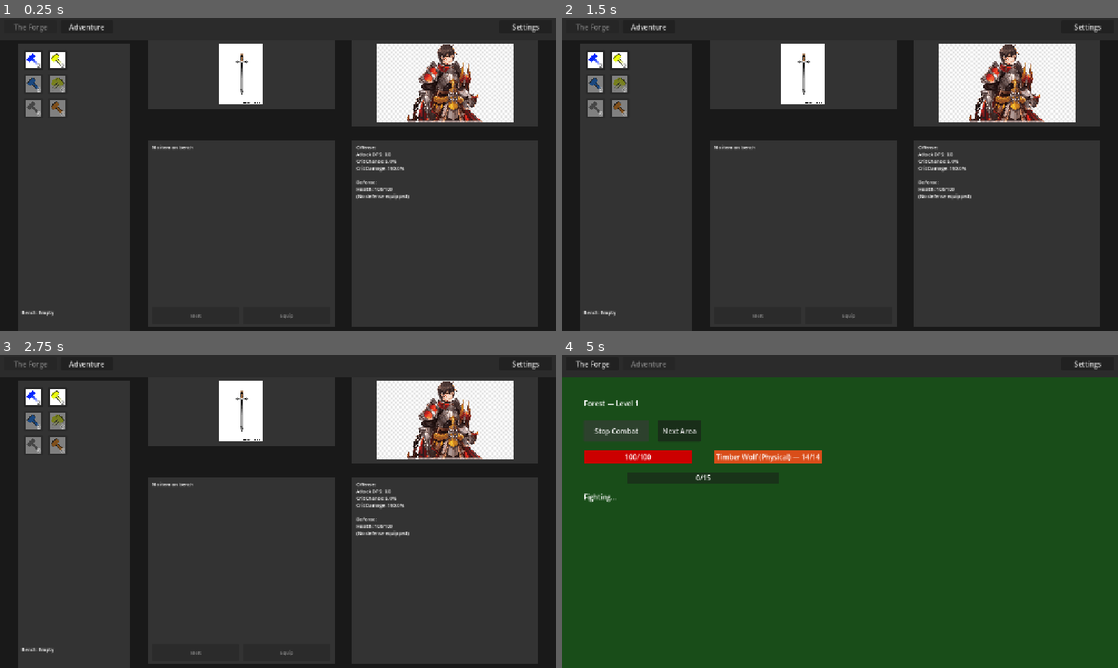
Above: before the commit, frames 1-4 (two rows, left to right).
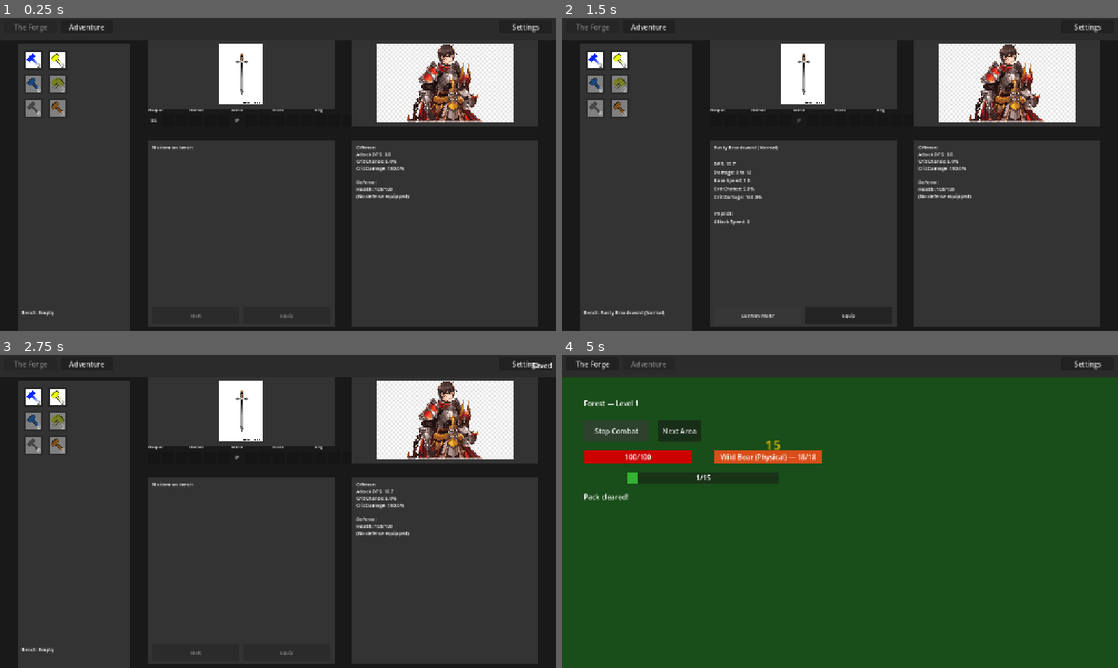
Above: after the commit, the same moments.

Repository: loginn/hammertime
Game: Godot game, scene res://scenes/main.tscn
The game is run twice, just before and just after one commit, with the same random seed, the same clock (stepped at 60 frames per second) and the same inputs.
Inputs (mouse positions are in pixels of both pictures, inside the frame that each line leads up to):
- Up to frame 1 (0.25 s): no input
- Up to frame 2 (1.5 s): click (717, 121) at 0.5 s, where only the run after the commit has a clickable "BS"; click (756, 315) at 1.25 s, where only the run after the commit has a clickable "Melt"
- Up to frame 3 (2.75 s): click (289, 652) at 2 s, where only the run after the commit has a clickable "Equip"
- Up to frame 4 (5 s): click (801, 458) at 2.75 s, where only the run after the commit has a clickable "IP"; click "Adventure" at 3.5 s; click "Start Combat" at 4.25 s

The runs differ from the first frame. In frame 1, less than 0.1% of the frame differs, in the area x 26-58%, y 29-34%; in frame 2, 0.7%, in the area x 7-58%, y 29-96%; in frame 3, 0.1%; in frame 4, 0.5%.

Commit message:
feat(57-01): replace ItemTypeButtons with StashDisplay — 15 stash slot buttons in 5 labeled groups
- Replace ItemTypeButtons Control + 5 type buttons with StashDisplay Control + 5 VBoxContainer groups
- Each group has Label (type name) + HBoxContainer with 3 Button nodes (28x28px, font_size=10)
- Add _get_item_abbreviation() with is-keyword checks for all 21 item base types
- Add _build_stash_tooltip() using item.get_display_text()
- Add _update_stash_display() with modulate dim for empty, normal for filled, disabled when bench occupied
- Add _on_stash_slot_pressed() with bench guard, remove_at, flash tween, and display refresh
- Add _flash_stash_slot() and _pulse_stash_slots() tween animations (D-07, D-09)
- Wire GameEvents.stash_updated.connect(_on_stash_updated) in _ready()
- Add _update_stash_display() and _pulse_stash_slots() to melt and equip bench-clear paths
- Remove old item type button @onready vars, connect blocks, disable/hide block
- Remove _on_item_type_selected, update_item_type_button_states, update_slot_button_labels stubs
- Remove _on_type_hover_entered/exited and currently_hovered_type hover comparison branch

Diff:
--- a/scenes/forge_view.gd
+++ b/scenes/forge_view.gd
@@ -20,12 +20,8 @@
 @onready var physical_hammer_btn: Button = $HammerSidebar/TagHammerSection/PhysicalHammerBtn
 @onready var tag_hammer_section: Control = $HammerSidebar/TagHammerSection
 
-# Item type button references
-@onready var weapon_type_btn: Button = $ItemTypeButtons/WeaponButton
-@onready var helmet_type_btn: Button = $ItemTypeButtons/HelmetButton
-@onready var armor_type_btn: Button = $ItemTypeButtons/ArmorButton
-@onready var boots_type_btn: Button = $ItemTypeButtons/BootsButton
-@onready var ring_type_btn: Button = $ItemTypeButtons/RingButton
+# Stash slot button references (populated in _ready)
+var stash_slot_buttons: Dictionary = {}
 
 # Display references
 @onready var item_image: TextureRect = $ItemGraphicsPanel/ItemImage
@@ -69,7 +65,6 @@
 var melt_timer: Timer
 
 # Hero display state
-var currently_hovered_type: String = ""
 var equip_hover_active: bool = false
 
 # Hammer tooltip descriptions (shown on hover)
@@ -137,26 +132,6 @@
 	# Connect item image click for applying currency
 	item_image.gui_input.connect(update_item)
 
-	# Connect item type buttons
-	weapon_type_btn.pressed.connect(_on_item_type_selected.bind("weapon"))
-	helmet_type_btn.pressed.connect(_on_item_type_selected.bind("helmet"))
-	armor_type_btn.pressed.connect(_on_item_type_selected.bind("armor"))
-	boots_type_btn.pressed.connect(_on_item_type_selected.bind("boots"))
-	ring_type_btn.pressed.connect(_on_item_type_selected.bind("ring"))
-
-	# Connect item type button hover for hero stats comparison
-	weapon_type_btn.mouse_entered.connect(_on_type_hover_entered.bind("weapon"))
-	helmet_type_btn.mouse_entered.connect(_on_type_hover_entered.bind("helmet"))
-	armor_type_btn.mouse_entered.connect(_on_type_hover_entered.bind("armor"))
-	boots_type_btn.mouse_entered.connect(_on_type_hover_entered.bind("boots"))
-	ring_type_btn.mouse_entered.connect(_on_type_hover_entered.bind("ring"))
-
-	weapon_type_btn.mouse_exited.connect(_on_type_hover_exited.bind("weapon"))
-	helmet_type_btn.mouse_exited.connect(_on_type_hover_exited.bind("helmet"))
-	armor_type_btn.mouse_exited.connect(_on_type_hover_exited.bind("armor"))
-	boots_type_btn.mouse_exited.connect(_on_type_hover_exited.bind("boots"))
-	ring_type_btn.mouse_exited.connect(_on_type_hover_exited.bind("ring"))
-
 	# Connect melt/equip buttons
 	melt_button.pressed.connect(_on_melt_pressed)
 	equip_button.pressed.connect(_on_equip_pressed)
@@ -181,29 +156,53 @@
 	melt_timer.timeout.connect(_on_melt_timer_timeout)
 	add_child(melt_timer)
 
-	# Phase 55: single universal bench model — load from GameState.crafting_bench
+	# Load current bench item from GameState
 	current_item = GameState.crafting_bench
 
-	# Phase 55: ItemTypeButtons disabled — single bench model, no type switching
-	# Phase 57 will repurpose these as stash navigation
-	weapon_type_btn.disabled = true
-	helmet_type_btn.disabled = true
-	armor_type_btn.disabled = true
-	boots_type_btn.disabled = true
-	ring_type_btn.disabled = true
-	weapon_type_btn.visible = false
-	helmet_type_btn.visible = false
-	armor_type_btn.visible = false
-	boots_type_btn.visible = false
-	ring_type_btn.visible = false
+	# Populate stash slot button dictionary from scene tree
+	stash_slot_buttons = {
+		"weapon": [
+			$StashDisplay/WeaponGroup/WeaponSlots/WeaponSlot0,
+			$StashDisplay/WeaponGroup/WeaponSlots/WeaponSlot1,
+			$StashDisplay/WeaponGroup/WeaponSlots/WeaponSlot2,
+		],
+		"helmet": [
+			$StashDisplay/HelmetGroup/HelmetSlots/HelmetSlot0,
+			$StashDisplay/HelmetGroup/HelmetSlots/HelmetSlot1,
+			$StashDisplay/HelmetGroup/HelmetSlots/HelmetSlot2,
+		],
+		"armor": [
+			$StashDisplay/ArmorGroup/ArmorSlots/ArmorSlot0,
+			$StashDisplay/ArmorGroup/ArmorSlots/ArmorSlot1,
+			$StashDisplay/ArmorGroup/ArmorSlots/ArmorSlot2,
+		],
+		"boots": [
+			$StashDisplay/BootsGroup/BootsSlots/BootsSlot0,
+			$StashDisplay/BootsGroup/BootsSlots/BootsSlot1,
+			$StashDisplay/BootsGroup/BootsSlots/BootsSlot2,
+		],
+		"ring": [
+			$StashDisplay/RingGroup/RingSlots/RingSlot0,
+			$StashDisplay/RingGroup/RingSlots/RingSlot1,
+			$StashDisplay/RingGroup/RingSlots/RingSlot2,
+		],
+	}
+
+	# Wire stash slot buttons with tap-to-bench handler
+	for slot_type in stash_slot_buttons:
+		for i in range(3):
+			stash_slot_buttons[slot_type][i].pressed.connect(_on_stash_slot_pressed.bind(slot_type, i))
+
+	# Connect stash_updated signal for live refresh during combat
+	GameEvents.stash_updated.connect(_on_stash_updated)
 
 	# Update all displays
 	update_inventory_display()
-	update_item_type_button_states()
 	update_currency_button_states()
 	update_item_stats_display()
 	update_hero_stats_display()
 	update_melt_equip_states()
+	_update_stash_display()
 
 
 # --- Currency selection and application ---
@@ -350,22 +349,93 @@
 				currency_buttons[btn_type].button_pressed = false
 
 
-# --- Item type selection ---
-
-
-func _on_item_type_selected(_item_type: String) -> void:
-	# Phase 55: disabled — single bench model, no type switching
-	pass
-
-
-func update_item_type_button_states() -> void:
-	# Phase 55: type buttons hidden — no state to update
-	pass
-
-
-func update_slot_button_labels() -> void:
-	# Phase 55: type buttons hidden — no labels to update
-	pass
+# --- Stash display ---
+
+
+func _get_item_abbreviation(item: Item) -> String:
+	if item is Broadsword: return "BS"
+	if item is Battleaxe: return "BA"
+	if item is Warhammer: return "WH"
+	if item is Dagger: return "DA"
+	if item is VenomBlade: return "VB"
+	if item is Shortbow: return "SB"
+	if item is Wand: return "WN"
+	if item is LightningRod: return "LR"
+	if item is Sceptre: return "SC"
+	if item is IronHelm: return "IH"
+	if item is LeatherHood: return "LH"
+	if item is Circlet: return "CI"
+	if item is IronPlate: return "IP"
+	if item is LeatherVest: return "LV"
+	if item is SilkRobe: return "SR"
+	if item is IronGreaves: return "IG"
+	if item is LeatherBoots: return "LB"
+	if item is SilkSlippers: return "SS"
+	if item is IronBand: return "IB"
+	if item is JadeRing: return "JR"
+	if item is SapphireRing: return "SP"
+	return "??"
+
+
+func _build_stash_tooltip(item: Item) -> String:
+	return item.get_display_text()
+
+
+func _update_stash_display() -> void:
+	for slot_type in stash_slot_buttons:
+		var items: Array = GameState.stash.get(slot_type, [])
+		for i in range(3):
+			var btn: Button = stash_slot_buttons[slot_type][i]
+			if i < items.size() and items[i] != null:
+				var item: Item = items[i]
+				btn.text = _get_item_abbreviation(item)
+				btn.tooltip_text = _build_stash_tooltip(item)
+				btn.modulate = Color(1.0, 1.0, 1.0, 1.0)
+				btn.disabled = (GameState.crafting_bench != null)
+			else:
+				btn.text = ""
+				btn.tooltip_text = ""
+				btn.modulate = Color(0.4, 0.4, 0.4, 1.0)
+				btn.disabled = true
+
+
+func _on_stash_updated(_slot: String) -> void:
+	_update_stash_display()
+
+
+func _on_stash_slot_pressed(slot_type: String, index: int) -> void:
+	if GameState.crafting_bench != null:
+		_show_forge_error("Melt or equip first")
+		return
+	var items: Array = GameState.stash.get(slot_type, [])
+	if index >= items.size():
+		return
+	var item: Item = items[index]
+	_flash_stash_slot(slot_type, index)
+	items.remove_at(index)
+	GameState.crafting_bench = item
+	current_item = item
+	update_current_item()
+	_update_stash_display()
+	update_melt_equip_states()
+	update_inventory_display()
+
+
+func _flash_stash_slot(slot_type: String, index: int) -> void:
+	var btn: Button = stash_slot_buttons[slot_type][index]
+	var tween := create_tween()
+	tween.tween_property(btn, "modulate", Color(1.0, 1.0, 0.3, 1.0), 0.08)
+	tween.tween_property(btn, "modulate", Color(0.4, 0.4, 0.4, 1.0), 0.25)
+
+
+func _pulse_stash_slots() -> void:
+	for slot_type in stash_slot_buttons:
+		for i in range(3):
+			var btn: Button = stash_slot_buttons[slot_type][i]
+			if not btn.disabled:
+				var tween := create_tween()
+				tween.tween_property(btn, "modulate:a", 0.4, 0.15)
+				tween.tween_property(btn, "modulate:a", 1.0, 0.15)
 
 
 func update_current_item() -> void:
@@ -383,19 +453,6 @@
 	return get_item_type(GameState.crafting_bench)
 
 
-# --- Item type hover for hero stats comparison ---
-
-
-func _on_type_hover_entered(item_type: String) -> void:
-	currently_hovered_type = item_type
-	update_hero_stats_display()
-
-
-func _on_type_hover_exited(_item_type: String) -> void:
-	currently_hovered_type = ""
-	update_hero_stats_display()
-
-
 # --- Equip button hover for stat comparison ---
 
 
@@ -443,6 +500,8 @@
 	update_item_stats_display()
 	update_melt_equip_states()
 	update_inventory_display()
+	_update_stash_display()
+	_pulse_stash_slots()
 
 
 func _on_equip_pressed() -> void:
@@ -486,6 +545,8 @@
 	update_item_stats_display()
 	update_melt_equip_states()
 	update_inventory_display()
+	_update_stash_display()
+	_pulse_stash_slots()
 	equipment_changed.emit()
 
 
@@ -592,23 +653,6 @@
 	# If hovering the Equip button, show stat comparison
 	if equip_hover_active and current_item != null:
 		hero_stats_label.text = get_stat_comparison_text()
-		return
-
-	# If hovering an item type button, show equipped item of that type for comparison
-	if currently_hovered_type != "":
-		var equipped_item: Item = GameState.hero.equipped_items.get(currently_hovered_type)
-		if equipped_item != null:
-			hero_stats_label.text = (
-				"Equipped " + currently_hovered_type.capitalize() + ":\n\n"
-				+ get_item_stats_text(equipped_item)
-			)
-			# Apply rarity color to the equipped item text
-			hero_stats_label.modulate = equipped_item.get_rarity_color()
-		else:
-			hero_stats_label.text = (
-				"Equipped " + currently_hovered_type.capitalize() + ":\n\n(Empty)"
-			)
-			hero_stats_label.modulate = Color.WHITE
 		return
 
 	# Default: show aggregate hero stats
--- a/scenes/forge_view.tscn
+++ b/scenes/forge_view.tscn
@@ -267,58 +267,193 @@
 expand_mode = 3
 stretch_mode = 5
 
-[node name="ItemTypeButtons" type="Control" parent="."]
+[node name="StashDisplay" type="Control" parent="."]
 layout_mode = 3
 anchors_preset = 0
 offset_left = 340.0
-offset_top = 165.0
+offset_top = 155.0
 offset_right = 770.0
-offset_bottom = 205.0
-
-[node name="WeaponButton" type="Button" parent="ItemTypeButtons"]
+offset_bottom = 215.0
+
+[node name="WeaponGroup" type="VBoxContainer" parent="StashDisplay"]
 layout_mode = 0
 offset_left = 0.0
 offset_top = 0.0
 offset_right = 86.0
-offset_bottom = 40.0
-theme_override_font_sizes/font_size = 11
+offset_bottom = 60.0
+
+[node name="WeaponLabel" type="Label" parent="StashDisplay/WeaponGroup"]
+layout_mode = 2
+theme_override_font_sizes/font_size = 9
 text = "Weapon"
 
-[node name="HelmetButton" type="Button" parent="ItemTypeButtons"]
-layout_mode = 0
-offset_left = 86.0
-offset_top = 0.0
-offset_right = 172.0
-offset_bottom = 40.0
-theme_override_font_sizes/font_size = 11
+[node name="WeaponSlots" type="HBoxContainer" parent="StashDisplay/WeaponGroup"]
+layout_mode = 2
+
+[node name="WeaponSlot0" type="Button" parent="StashDisplay/WeaponGroup/WeaponSlots"]
+layout_mode = 2
+custom_minimum_size = Vector2(28, 28)
+theme_override_font_sizes/font_size = 10
+text = ""
+disabled = true
+
+[node name="WeaponSlot1" type="Button" parent="StashDisplay/WeaponGroup/WeaponSlots"]
+layout_mode = 2
+custom_minimum_size = Vector2(28, 28)
+theme_override_font_sizes/font_size = 10
+text = ""
+disabled = true
+
+[node name="WeaponSlot2" type="Button" parent="StashDisplay/WeaponGroup/WeaponSlots"]
+layout_mode = 2
+custom_minimum_size = Vector2(28, 28)
+theme_override_font_sizes/font_size = 10
+text = ""
+disabled = true
+
+[node name="HelmetGroup" type="VBoxContainer" parent="StashDisplay"]
+layout_mode = 0
+offset_left = 96.0
+offset_top = 0.0
+offset_right = 182.0
+offset_bottom = 60.0
+
+[node name="HelmetLabel" type="Label" parent="StashDisplay/HelmetGroup"]
+layout_mode = 2
+theme_override_font_sizes/font_size = 9
 text = "Helmet"
 
-[node name="ArmorButton" type="Button" parent="ItemTypeButtons"]
-layout_mode = 0
-offset_left = 172.0
-offset_top = 0.0
-offset_right = 258.0
-offset_bottom = 40.0
-theme_override_font_sizes/font_size = 11
+[node name="HelmetSlots" type="HBoxContainer" parent="StashDisplay/HelmetGroup"]
+layout_mode = 2
+
+[node name="HelmetSlot0" type="Button" parent="StashDisplay/HelmetGroup/HelmetSlots"]
+layout_mode = 2
+custom_minimum_size = Vector2(28, 28)
+theme_override_font_sizes/font_size = 10
+text = ""
+disabled = true
+
+[node name="HelmetSlot1" type="Button" parent="StashDisplay/HelmetGroup/HelmetSlots"]
+layout_mode = 2
+custom_minimum_size = Vector2(28, 28)
+theme_override_font_sizes/font_size = 10
+text = ""
+disabled = true
+
+[node name="HelmetSlot2" type="Button" parent="StashDisplay/HelmetGroup/HelmetSlots"]
+layout_mode = 2
+custom_minimum_size = Vector2(28, 28)
+theme_override_font_sizes/font_size = 10
+text = ""
+disabled = true
+
+[node name="ArmorGroup" type="VBoxContainer" parent="StashDisplay"]
+layout_mode = 0
+offset_left = 192.0
+offset_top = 0.0
+offset_right = 278.0
+offset_bottom = 60.0
+
+[node name="ArmorLabel" type="Label" parent="StashDisplay/ArmorGroup"]
+layout_mode = 2
+theme_override_font_sizes/font_size = 9
 text = "Armor"
 
-[node name="BootsButton" type="Button" parent="ItemTypeButtons"]
-layout_mode = 0
-offset_left = 258.0
-offset_top = 0.0
-offset_right = 344.0
-offset_bottom = 40.0
-theme_override_font_sizes/font_size = 11
+[node name="ArmorSlots" type="HBoxContainer" parent="StashDisplay/ArmorGroup"]
+layout_mode = 2
+
+[node name="ArmorSlot0" type="Button" parent="StashDisplay/ArmorGroup/ArmorSlots"]
+layout_mode = 2
+custom_minimum_size = Vector2(28, 28)
+theme_override_font_sizes/font_size = 10
+text = ""
+disabled = true
+
+[node name="ArmorSlot1" type="Button" parent="StashDisplay/ArmorGroup/ArmorSlots"]
+layout_mode = 2
+custom_minimum_size = Vector2(28, 28)
+theme_override_font_sizes/font_size = 10
+text = ""
+disabled = true
+
+[node name="ArmorSlot2" type="Button" parent="StashDisplay/ArmorGroup/ArmorSlots"]
+layout_mode = 2
+custom_minimum_size = Vector2(28, 28)
+theme_override_font_sizes/font_size = 10
+text = ""
+disabled = true
+
+[node name="BootsGroup" type="VBoxContainer" parent="StashDisplay"]
+layout_mode = 0
+offset_left = 288.0
+offset_top = 0.0
+offset_right = 374.0
+offset_bottom = 60.0
+
+[node name="BootsLabel" type="Label" parent="StashDisplay/BootsGroup"]
+layout_mode = 2
+theme_override_font_sizes/font_size = 9
 text = "Boots"
 
-[node name="RingButton" type="Button" parent="ItemTypeButtons"]
-layout_mode = 0
-offset_left = 344.0
+[node name="BootsSlots" type="HBoxContainer" parent="StashDisplay/BootsGroup"]
+layout_mode = 2
+
+[node name="BootsSlot0" type="Button" parent="StashDisplay/BootsGroup/BootsSlots"]
+layout_mode = 2
+custom_minimum_size = Vector2(28, 28)
+theme_override_font_sizes/font_size = 10
+text = ""
+disabled = true
+
+[node name="BootsSlot1" type="Button" parent="StashDisplay/BootsGroup/BootsSlots"]
+layout_mode = 2
+custom_minimum_size = Vector2(28, 28)
+theme_override_font_sizes/font_size = 10
+text = ""
+disabled = true
+
+[node name="BootsSlot2" type="Button" parent="StashDisplay/BootsGroup/BootsSlots"]
+layout_mode = 2
+custom_minimum_size = Vector2(28, 28)
+theme_override_font_sizes/font_size = 10
+text = ""
+disabled = true
+
+[node name="RingGroup" type="VBoxContainer" parent="StashDisplay"]
+layout_mode = 0
+offset_left = 384.0
 offset_top = 0.0
 offset_right = 430.0
-offset_bottom = 40.0
-theme_override_font_sizes/font_size = 11
+offset_bottom = 60.0
+
+[node name="RingLabel" type="Label" parent="StashDisplay/RingGroup"]
+layout_mode = 2
+theme_override_font_sizes/font_size = 9
 text = "Ring"
+
+[node name="RingSlots" type="HBoxContainer" parent="StashDisplay/RingGroup"]
+layout_mode = 2
+
+[node name="RingSlot0" type="Button" parent="StashDisplay/RingGroup/RingSlots"]
+layout_mode = 2
+custom_minimum_size = Vector2(28, 28)
+theme_override_font_sizes/font_size = 10
+text = ""
+disabled = true
+
+[node name="RingSlot1" type="Button" parent="StashDisplay/RingGroup/RingSlots"]
+layout_mode = 2
+custom_minimum_size = Vector2(28, 28)
+theme_override_font_sizes/font_size = 10
+text = ""
+disabled = true
+
+[node name="RingSlot2" type="Button" parent="StashDisplay/RingGroup/RingSlots"]
+layout_mode = 2
+custom_minimum_size = Vector2(28, 28)
+theme_override_font_sizes/font_size = 10
+text = ""
+disabled = true
 
 [node name="HeroGraphicsPanel" type="ColorRect" parent="."]
 offset_left = 810.0
